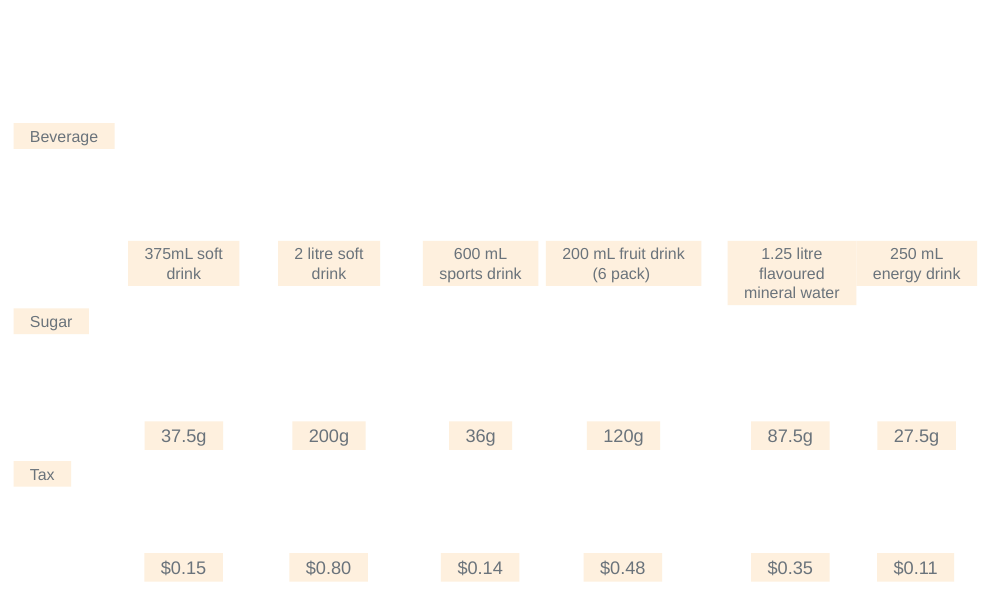
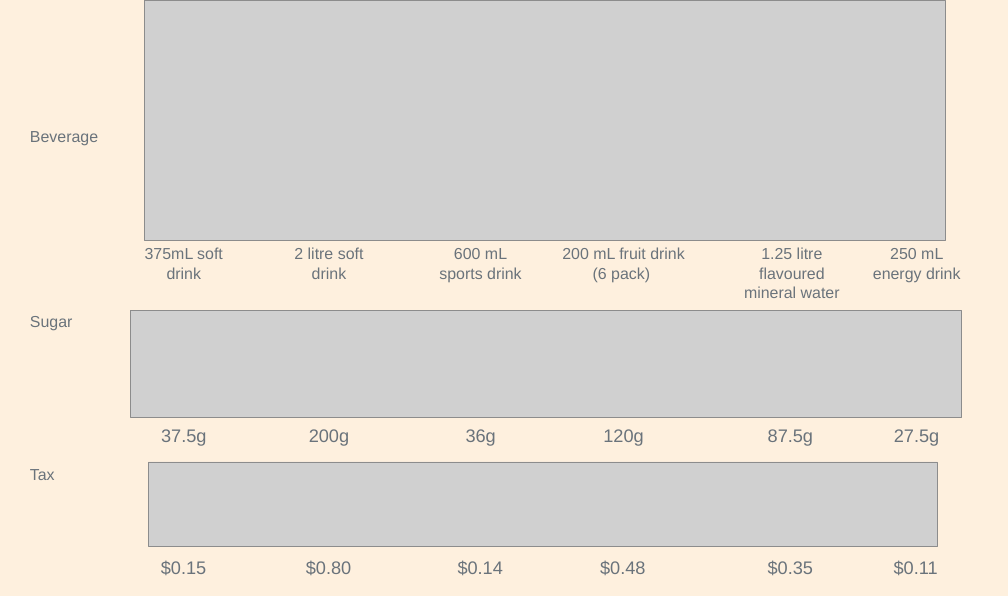
Before and after one commit to grattaninstitute/Sugary-drink-tax, a slide deck: slide 1 of atlas/InfoGraphicPP.pptx. Drawn at 1008x596 pixels with LibreOffice and Linux fonts; fonts in the diff are those of the drawing; grey boxes stand for pictures; background and template pictures are left out. Boxes give left, top, right and bottom in pixels: in the first picture for what was removed or moved away, otherwise in the second. Text is boxed around its words. In the diff, an @@ line names an element or a change of style, - is before the commit and + after.

```diff
--- a/atlas/InfoGraphicPP.pptx
+++ b/atlas/InfoGraphicPP.pptx
@@ background picture (left out) to #FEF0DE @@
@@ picture added at (x1=144, y1=0, x2=945, y2=241) @@
@@ picture added at (x1=131, y1=310, x2=962, y2=418) @@
@@ picture added at (x1=148, y1=462, x2=938, y2=546) @@
@@ 21 texts moved together from (x1=14, y1=123, x2=977, y2=582) to (x1=30, y1=131, x2=961, y2=575) @@
@@ fill #FEF0DE to none in 21 elements at (x1=30, y1=131, x2=98, y2=146), (x1=145, y1=247, x2=223, y2=279), (x1=294, y1=247, x2=364, y2=279), (x1=439, y1=248, x2=522, y2=282), (x1=562, y1=247, x2=685, y2=283), (x1=744, y1=247, x2=840, y2=298), (x1=873, y1=248, x2=961, y2=282), (x1=30, y1=316, x2=73, y2=331), (x1=30, y1=469, x2=55, y2=480), (x1=161, y1=429, x2=206, y2=446), (x1=309, y1=429, x2=349, y2=446), (x1=466, y1=429, x2=496, y2=446), (x1=603, y1=429, x2=643, y2=446), (x1=768, y1=429, x2=813, y2=446), (x1=894, y1=429, x2=939, y2=446), (x1=161, y1=560, x2=206, y2=575), (x1=306, y1=560, x2=351, y2=575), (x1=458, y1=560, x2=503, y2=575), (x1=600, y1=560, x2=645, y2=575), (x1=768, y1=560, x2=813, y2=575), (x1=894, y1=560, x2=938, y2=575) @@
```
Also in this commit, not shown: 11 other files.
